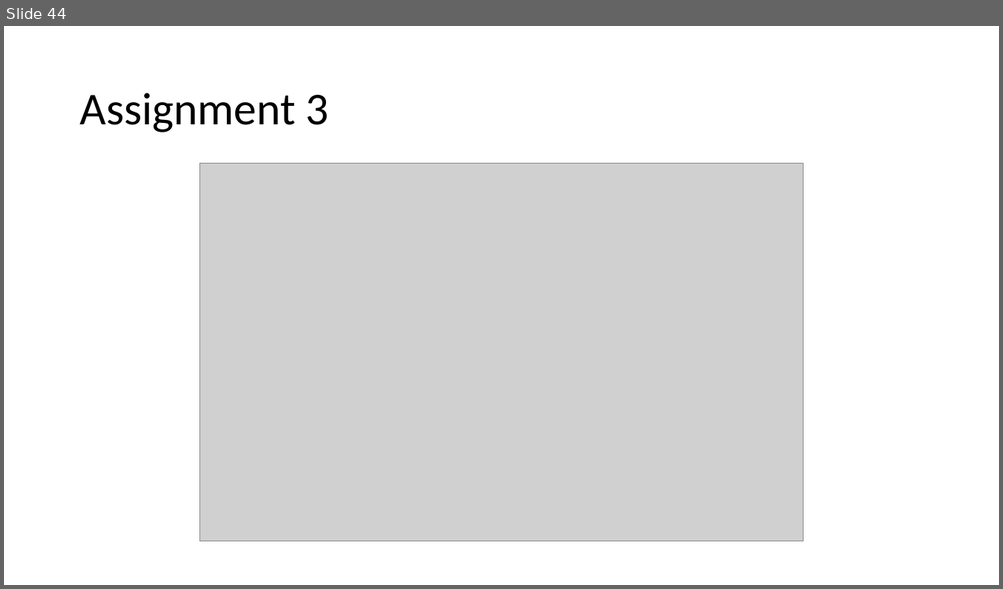
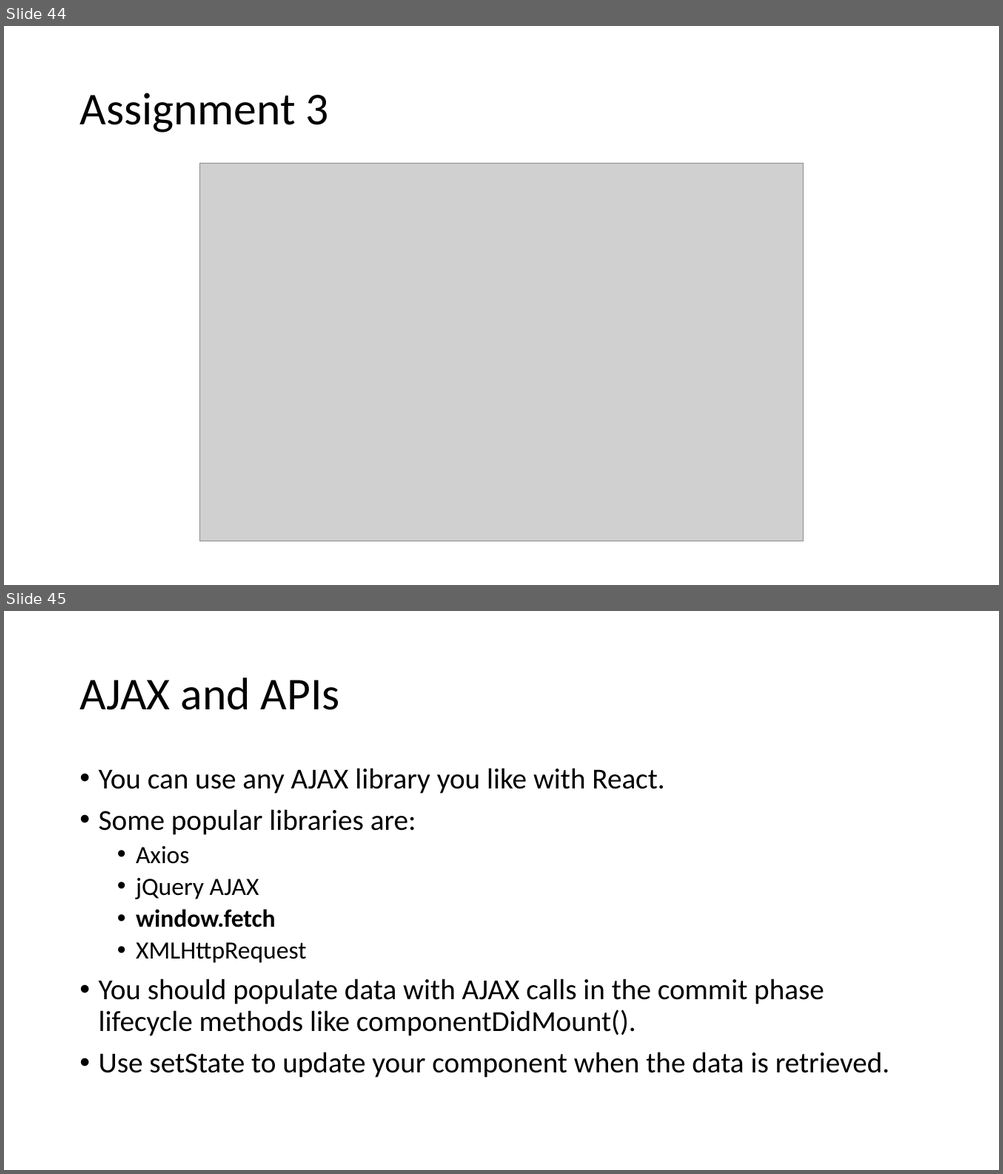
Before and after one commit to explore-with-manish/im-jan24, a slide deck: React/Notes/React.pptx. Shown one above the other, each under a label of ours: slide 44 before the commit, slides 44 and 45 after it. The pictures are 1003x589 and 1003x1174 pixels, drawn with LibreOffice and Linux fonts; fonts in the diff are those of the drawing; grey boxes stand for pictures. Boxes give left, top, right and bottom in pixels: in the first picture for what was removed or moved away, otherwise in the second. Text is boxed around its words. In the diff, an @@ line names an element or a change of style, - is before the commit and + after.

```diff
--- a/React/Notes/React.pptx
+++ b/React/Notes/React.pptx
@@ slide 45 added at (4,611,999,1170), background #FFFFFF @@
@@ title added at (79,678,340,710), 44 pt, text #000000 @@
+AJAX and APIs
@@ text added at (99,768,890,1078), 28 pt, text #000000 @@
+• You can use any AJAX library you like with React.
+• Some popular libraries are:
+  • Axios
+  • jQuery AJAX
+  • window.fetch
+  • XMLHttpRequest
+• You should populate data with AJAX calls in the commit phase lifecycle methods like componentDidMount().
+• Use setState to update your component when the data is retrieved.
```
Also in this commit, not shown: 14 other slides added, 53 other files.
